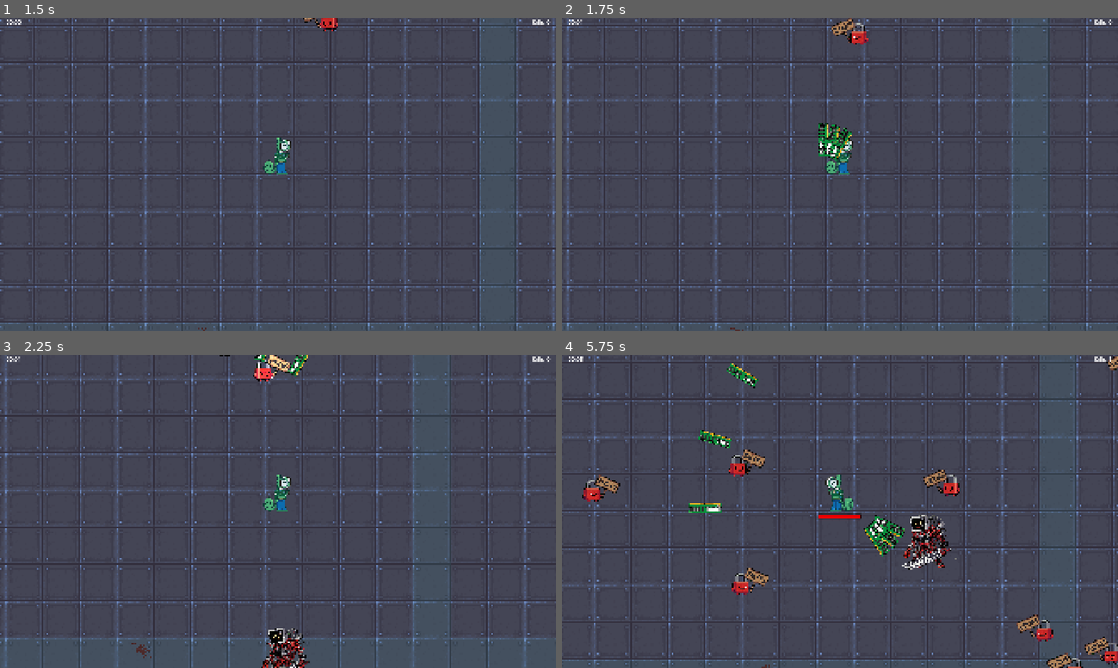
Above: before the commit, frames 1-4 (two rows, left to right).
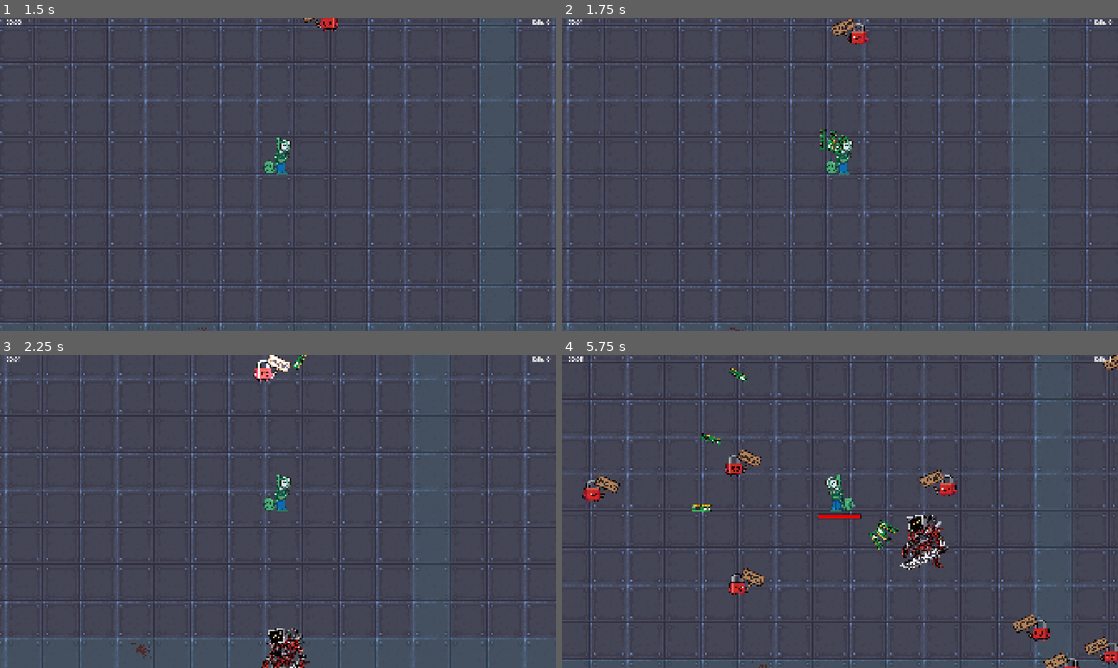
Above: after the commit, the same moments.

Repository: jcronenberg/hackweek-survivor
Game: Godot game, scene res://src/menu/menu.tscn
Two runs of this game, one before a commit and one after it. Both use one fixed random seed, a clock stepped at 60 frames per second and the inputs below.
Inputs:
- Up to frame 1 (1.5 s): click "Play Game" at 0.5 s; tap Enter at 1.25 s; hold Right (ui_right) from 1.28 s (still down)
- Up to frame 2 (1.75 s): keep holding Right (ui_right)
- Up to frame 3 (2.25 s): release Right (ui_right) at 2.03 s; hold Down (ui_down) from 2.03 s (still down)
- Up to frame 4 (5.75 s): release Down (ui_down) at 2.78 s; hold Right (ui_right) 2.78-3.53 s; hold Up (ui_up) 3.53-4.28 s; hold Left (ui_left) from 4.28 s (still down)

Frame 1 is identical in both runs. In frame 2, 0.4% of the frame differs, in the area x 46-53%, y 33-46%; in frame 3, 0.4%; in frame 4, 10%, in the area x 0-100%, y 0-100%.

Commit message:
Decrease ram stick size

Diff:
--- a/src/weapons/ram_stick.tscn
+++ b/src/weapons/ram_stick.tscn
@@ -4,20 +4,21 @@
 [ext_resource type="Texture2D" uid="uid://cnk1sh4jbxs" path="res://assets/sprites/ram_stick.png" id="1_e2cwa"]
 
 [sub_resource type="RectangleShape2D" id="RectangleShape2D_0xism"]
-size = Vector2(116, 36)
+size = Vector2(70, 22)
 
 [node name="RamStick" type="Area2D"]
 top_level = true
 script = ExtResource("1_0xism")
 
 [node name="RamStick" type="Sprite2D" parent="."]
+scale = Vector2(0.59375, 0.59375)
 texture = ExtResource("1_e2cwa")
 
 [node name="CollisionShape2D" type="CollisionShape2D" parent="."]
 shape = SubResource("RectangleShape2D_0xism")
 
 [node name="VisibleOnScreenNotifier2D" type="VisibleOnScreenNotifier2D" parent="."]
-rect = Rect2(-58, -18, 116, 36)
+rect = Rect2(-35, -11, 70, 22)
 
 [connection signal="body_entered" from="." to="." method="_on_body_entered"]
 [connection signal="screen_exited" from="VisibleOnScreenNotifier2D" to="." method="_on_visible_on_screen_notifier_2d_screen_exited"]
